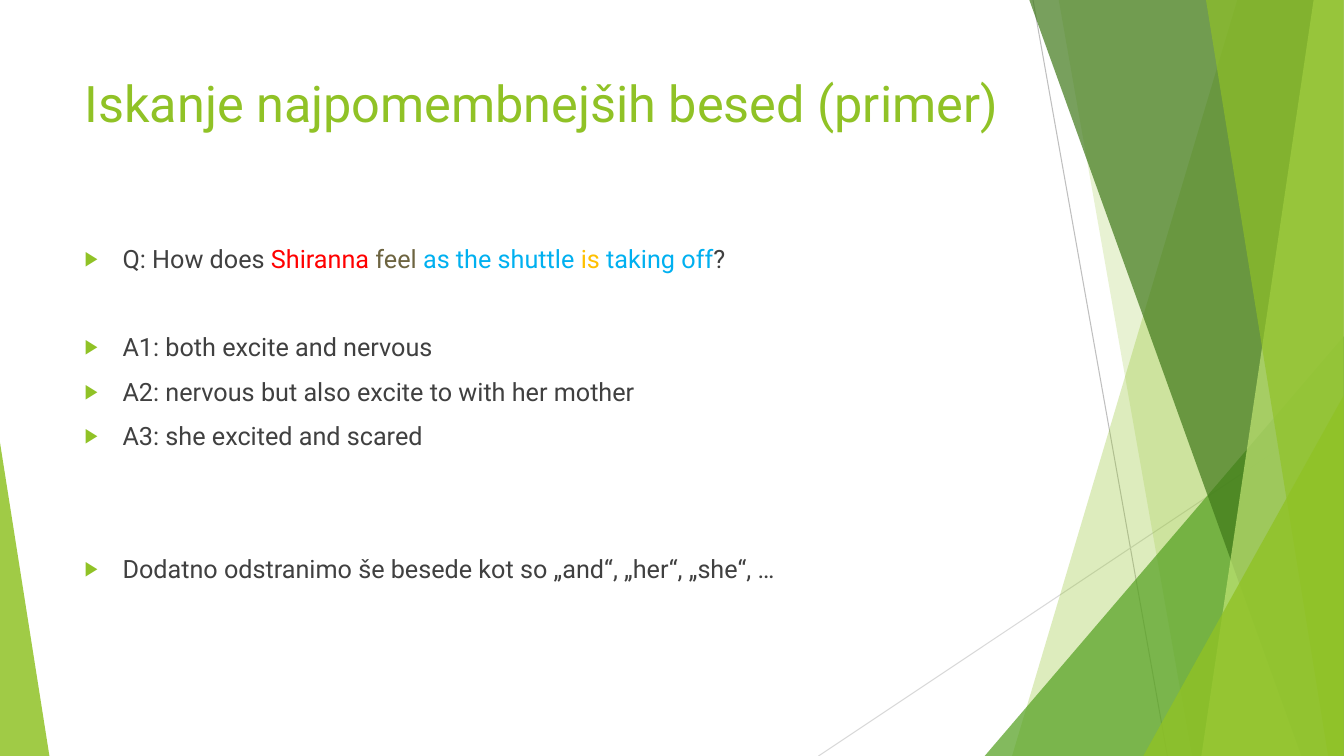
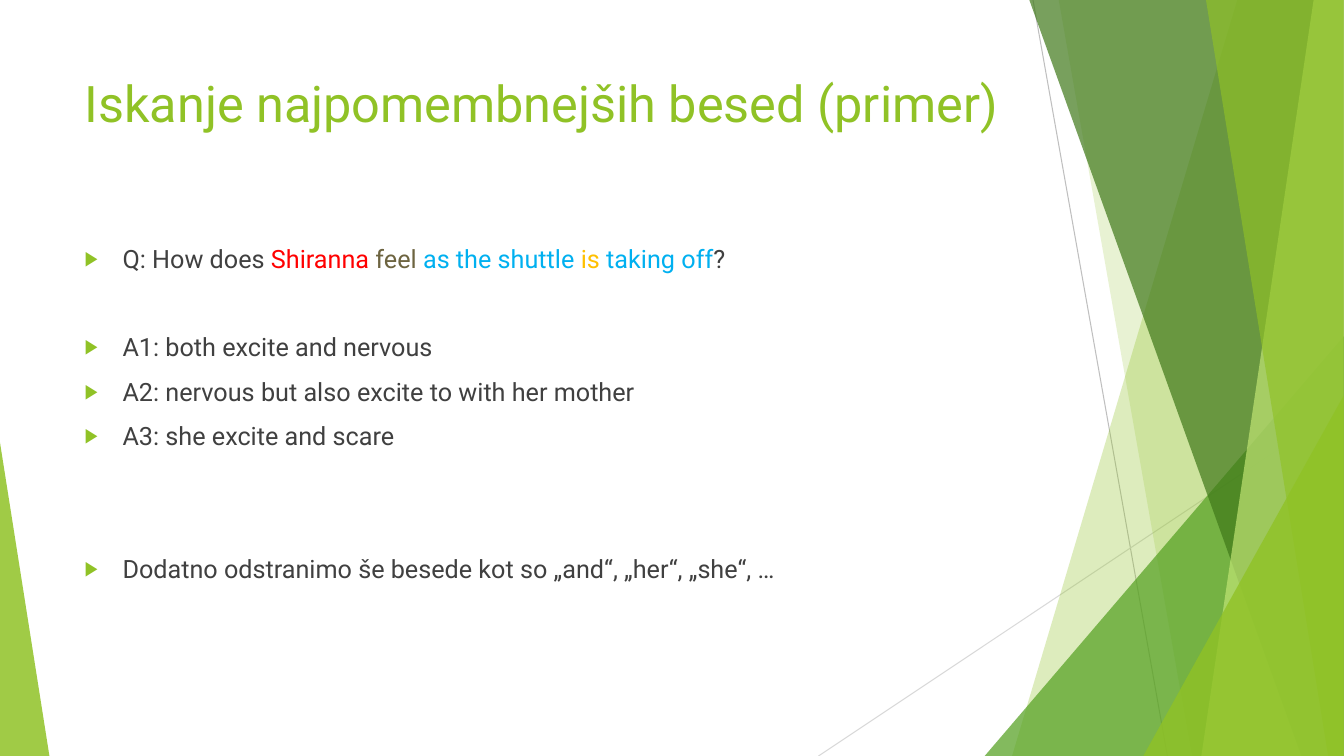
Before and after one commit to venom1270/onj-seminar2, a slide deck: slide 12 of presentation.pptx (slide 8 before the commit). Drawn at 1344x756 pixels with LibreOffice and Linux fonts; fonts in the diff are those of the drawing. Boxes give left, top, right and bottom in pixels: in the first picture for what was removed or moved away, otherwise in the second. Text is boxed around its words. In the diff, an @@ line names an element or a change of style, - is before the commit and + after.

```diff
--- a/presentation.pptx
+++ b/presentation.pptx
@@ text at bbox=[123, 426, 395, 446]: text changed @@
-▶ A3: she excited and scared
+▶ A3: she excite and scare
```
Also in this commit, not shown: 3 other slides changed, 5 slides added, 3 other files.
